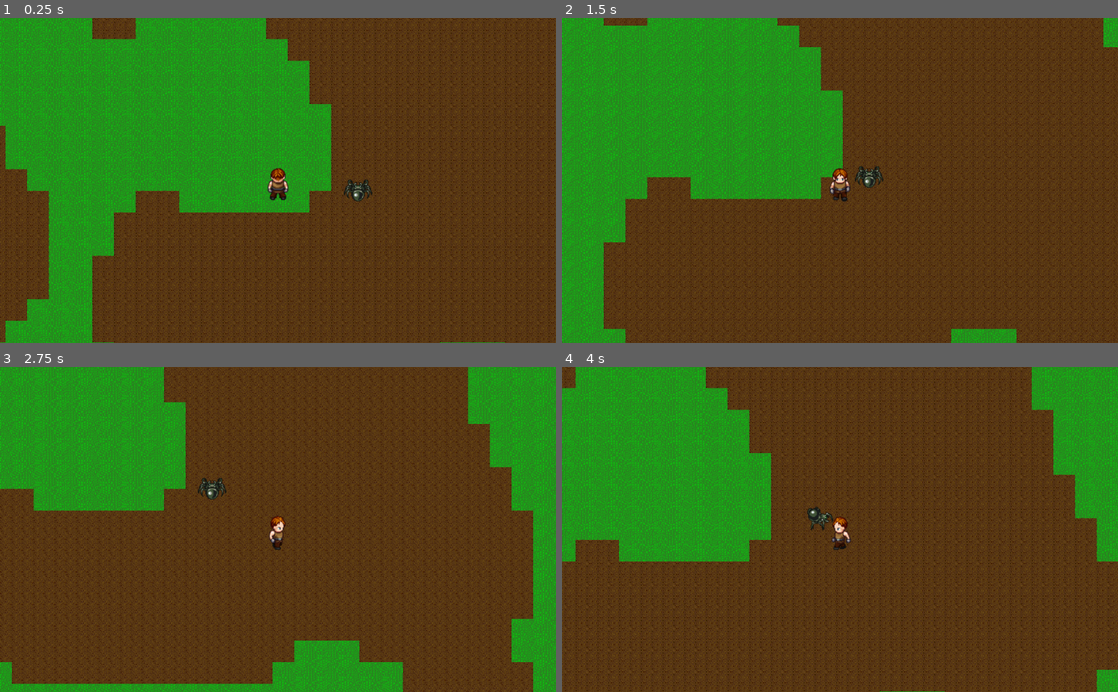
Above: before the commit, frames 1-4 (two rows, left to right).
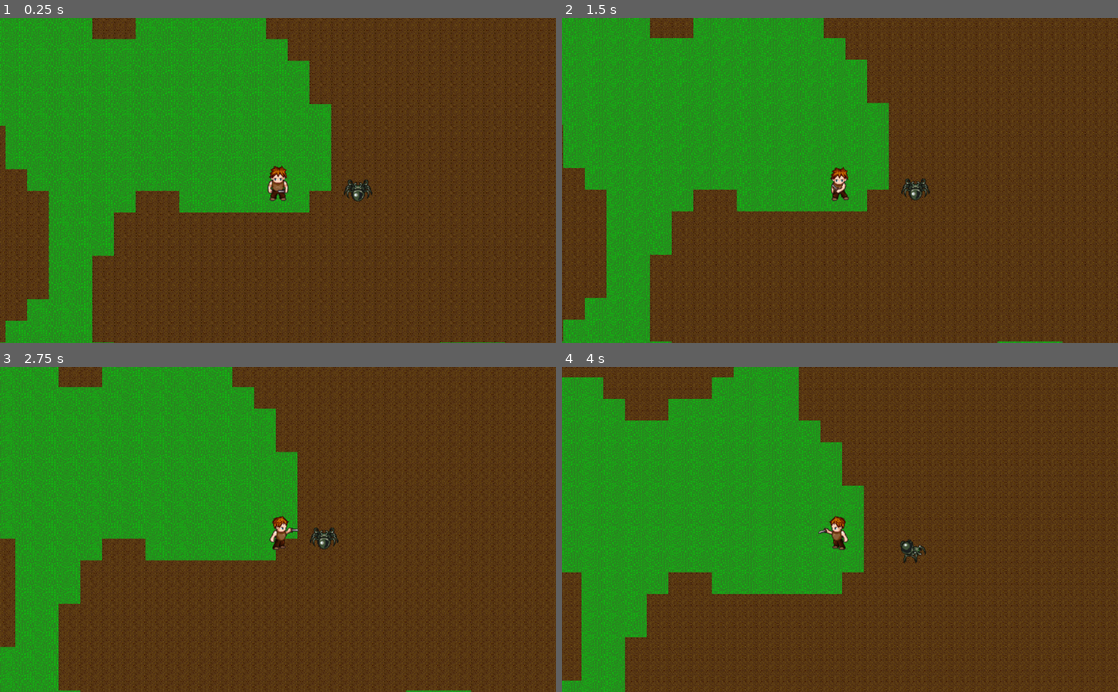
Above: after the commit, the same moments.

Repository: afonsolage/Raftel
Game: Godot game, scene res://Scenes/Stages/World.tscn
Two runs of this game, one before a commit and one after it. Both use one fixed random seed, a clock stepped at 60 frames per second and the inputs below.
Inputs:
- Up to frame 1 (0.25 s): no input
- Up to frame 2 (1.5 s): tap Enter at 0.5 s; hold D (ui_right) 0.53-1.28 s; tap Space (ui_action) at 0.6, 1.35 s; hold S (ui_down) from 1.28 s (still down)
- Up to frame 3 (2.75 s): release S (ui_down) at 2.03 s; hold D (ui_right) from 2.03 s (still down); hold Ctrl from 2.03 s (still down); tap Space (ui_action) at 2.3 s
- Up to frame 4 (4 s): release D (ui_right) at 2.78 s; release Ctrl at 2.78 s; hold W (ui_up) 2.78-3.53 s; tap Space (ui_action) at 2.85, 3.6 s; hold A (ui_left) from 3.53 s (still down)

The runs differ from the first frame. In frame 1, 0.2% of the frame differs, in the area x 48-52%, y 45-57%; in frame 2, 28%; in frame 3, 39%, in the area x 0-100%, y 0-100%; in frame 4, 35%.

Commit message:
Added attack animation on main player

Diff:
--- a/Animation/AnimationWalkIdleStateMachine.tres
+++ b/Animation/AnimationWalkIdleStateMachine.tres
@@ -1,16 +1,16 @@
-[gd_resource type="AnimationNodeStateMachine" load_steps=11 format=2]
+[gd_resource type="AnimationNodeStateMachine" load_steps=20 format=2]
 
 [sub_resource type="AnimationNodeAnimation" id=1]
-animation = "Idle_Left"
+animation = "Attack_Left"
 
 [sub_resource type="AnimationNodeAnimation" id=2]
-animation = "Idle_Right"
+animation = "Attack_Right"
 
 [sub_resource type="AnimationNodeAnimation" id=3]
-animation = "Idle_Down"
+animation = "Attack_Down"
 
 [sub_resource type="AnimationNodeAnimation" id=4]
-animation = "Idle_Up"
+animation = "Attack_Up"
 
 [sub_resource type="AnimationNodeBlendSpace2D" id=5]
 blend_point_0/node = SubResource( 1 )
@@ -20,22 +20,22 @@
 blend_point_2/node = SubResource( 3 )
 blend_point_2/pos = Vector2( 0, 1.1 )
 blend_point_3/node = SubResource( 4 )
-blend_point_3/pos = Vector2( 0, -0.9 )
-min_space = Vector2( -1, -0.92 )
+blend_point_3/pos = Vector2( 0, -1.1 )
+min_space = Vector2( -1, -1.1 )
 max_space = Vector2( 1, 1.1 )
 blend_mode = 1
 
 [sub_resource type="AnimationNodeAnimation" id=6]
-animation = "Walk_Left"
+animation = "Idle_Left"
 
 [sub_resource type="AnimationNodeAnimation" id=7]
-animation = "Walk_Right"
+animation = "Idle_Right"
 
 [sub_resource type="AnimationNodeAnimation" id=8]
-animation = "Walk_Down"
+animation = "Idle_Down"
 
 [sub_resource type="AnimationNodeAnimation" id=9]
-animation = "Walk_Up"
+animation = "Idle_Up"
 
 [sub_resource type="AnimationNodeBlendSpace2D" id=10]
 blend_point_0/node = SubResource( 6 )
@@ -45,14 +45,50 @@
 blend_point_2/node = SubResource( 8 )
 blend_point_2/pos = Vector2( 0, 1.1 )
 blend_point_3/node = SubResource( 9 )
+blend_point_3/pos = Vector2( 0, -0.9 )
+min_space = Vector2( -1, -0.92 )
+max_space = Vector2( 1, 1.1 )
+blend_mode = 1
+
+[sub_resource type="AnimationNodeAnimation" id=11]
+animation = "Walk_Left"
+
+[sub_resource type="AnimationNodeAnimation" id=12]
+animation = "Walk_Right"
+
+[sub_resource type="AnimationNodeAnimation" id=13]
+animation = "Walk_Down"
+
+[sub_resource type="AnimationNodeAnimation" id=14]
+animation = "Walk_Up"
+
+[sub_resource type="AnimationNodeBlendSpace2D" id=15]
+blend_point_0/node = SubResource( 11 )
+blend_point_0/pos = Vector2( -1, 0 )
+blend_point_1/node = SubResource( 12 )
+blend_point_1/pos = Vector2( 1, 0 )
+blend_point_2/node = SubResource( 13 )
+blend_point_2/pos = Vector2( 0, 1.1 )
+blend_point_3/node = SubResource( 14 )
 blend_point_3/pos = Vector2( 0, -1.1 )
 min_space = Vector2( -1, -1.1 )
 max_space = Vector2( 1, 1.1 )
 blend_mode = 1
 
+[sub_resource type="AnimationNodeStateMachineTransition" id=16]
+
+[sub_resource type="AnimationNodeStateMachineTransition" id=17]
+
+[sub_resource type="AnimationNodeStateMachineTransition" id=18]
+
+[sub_resource type="AnimationNodeStateMachineTransition" id=19]
+
 [resource]
-states/idle/node = SubResource( 5 )
+states/attack/node = SubResource( 5 )
+states/attack/position = Vector2( 362, 233 )
+states/idle/node = SubResource( 10 )
 states/idle/position = Vector2( 271, 107 )
-states/walk/node = SubResource( 10 )
-states/walk/position = Vector2( 400, 107 )
+states/walk/node = SubResource( 15 )
+states/walk/position = Vector2( 457, 107 )
+transitions = [ "idle", "walk", SubResource( 16 ), "walk", "idle", SubResource( 17 ), "attack", "idle", SubResource( 18 ), "idle", "attack", SubResource( 19 ) ]
 start_node = "idle"
--- a/Scenes/Objects/Monster.tscn
+++ b/Scenes/Objects/Monster.tscn
@@ -156,6 +156,7 @@
 anim_player = NodePath("../AnimationPlayer")
 active = true
 parameters/playback = SubResource( 10 )
+parameters/attack/blend_position = Vector2( 0, 0 )
 parameters/idle/blend_position = Vector2( 0, 0 )
 parameters/walk/blend_position = Vector2( 0, 0 )
 
--- a/Scenes/Objects/Player.tscn
+++ b/Scenes/Objects/Player.tscn
@@ -1,10 +1,138 @@
-[gd_scene load_steps=14 format=2]
+[gd_scene load_steps=18 format=2]
 
 [ext_resource path="res://Sprites/character.png" type="Texture" id=1]
 [ext_resource path="res://Animation/AnimationWalkIdleStateMachine.tres" type="AnimationNodeStateMachine" id=3]
 [ext_resource path="res://Scripts/Controller/PlayerController.gd" type="Script" id=4]
 
-[sub_resource type="Animation" id=1]
+[sub_resource type="CapsuleShape2D" id=1]
+radius = 11.9192
+height = 0.0
+
+[sub_resource type="Animation" id=2]
+resource_name = "Attack_Down"
+length = 0.723
+loop = true
+tracks/0/type = "value"
+tracks/0/path = NodePath("Sprite:frame")
+tracks/0/interp = 1
+tracks/0/loop_wrap = true
+tracks/0/imported = false
+tracks/0/enabled = true
+tracks/0/keys = {
+"times": PoolRealArray( 0, 0.1, 0.2, 0.3, 0.4, 0.5, 0.6 ),
+"transitions": PoolRealArray( 1, 1, 1, 1, 1, 1, 1 ),
+"update": 1,
+"values": [ 183, 184, 185, 186, 187, 186, 185 ]
+}
+tracks/1/type = "method"
+tracks/1/path = NodePath(".")
+tracks/1/interp = 1
+tracks/1/loop_wrap = true
+tracks/1/imported = false
+tracks/1/enabled = true
+tracks/1/keys = {
+"times": PoolRealArray( 0.7 ),
+"transitions": PoolRealArray( 1 ),
+"values": [ {
+"args": [  ],
+"method": "attack_finished"
+} ]
+}
+
+[sub_resource type="Animation" id=3]
+resource_name = "Attack_Left"
+length = 0.7
+loop = true
+tracks/0/type = "value"
+tracks/0/path = NodePath("Sprite:frame")
+tracks/0/interp = 1
+tracks/0/loop_wrap = true
+tracks/0/imported = false
+tracks/0/enabled = true
+tracks/0/keys = {
+"times": PoolRealArray( 0, 0.1, 0.2, 0.3, 0.4, 0.5, 0.6 ),
+"transitions": PoolRealArray( 1, 1, 1, 1, 1, 1, 1 ),
+"update": 1,
+"values": [ 170, 171, 172, 173, 174, 173, 172 ]
+}
+tracks/1/type = "method"
+tracks/1/path = NodePath(".")
+tracks/1/interp = 1
+tracks/1/loop_wrap = true
+tracks/1/imported = false
+tracks/1/enabled = true
+tracks/1/keys = {
+"times": PoolRealArray( 0.7 ),
+"transitions": PoolRealArray( 1 ),
+"values": [ {
+"args": [  ],
+"method": "attack_finished"
+} ]
+}
+
+[sub_resource type="Animation" id=4]
+resource_name = "Attack_Right"
+length = 0.7
+loop = true
+tracks/0/type = "value"
+tracks/0/path = NodePath("Sprite:frame")
+tracks/0/interp = 1
+tracks/0/loop_wrap = true
+tracks/0/imported = false
+tracks/0/enabled = true
+tracks/0/keys = {
+"times": PoolRealArray( 0, 0.1, 0.2, 0.3, 0.4, 0.5, 0.6 ),
+"transitions": PoolRealArray( 1, 1, 1, 1, 1, 1, 1 ),
+"update": 1,
+"values": [ 196, 197, 198, 199, 200, 199, 198 ]
+}
+tracks/1/type = "method"
+tracks/1/path = NodePath(".")
+tracks/1/interp = 1
+tracks/1/loop_wrap = true
+tracks/1/imported = false
+tracks/1/enabled = true
+tracks/1/keys = {
+"times": PoolRealArray( 0.7 ),
+"transitions": PoolRealArray( 1 ),
+"values": [ {
+"args": [  ],
+"method": "attack_finished"
+} ]
+}
+
+[sub_resource type="Animation" id=5]
+resource_name = "Attack_Up"
+length = 0.7
+loop = true
+tracks/0/type = "value"
+tracks/0/path = NodePath("Sprite:frame")
+tracks/0/interp = 1
+tracks/0/loop_wrap = true
+tracks/0/imported = false
+tracks/0/enabled = true
+tracks/0/keys = {
+"times": PoolRealArray( 0, 0.1, 0.2, 0.3, 0.4, 0.5, 0.6 ),
+"transitions": PoolRealArray( 1, 1, 1, 1, 1, 1, 1 ),
+"update": 1,
+"values": [ 157, 158, 159, 160, 161, 160, 159 ]
+}
+tracks/1/type = "method"
+tracks/1/path = NodePath(".")
+tracks/1/interp = 1
+tracks/1/loop_wrap = true
+tracks/1/imported = false
+tracks/1/enabled = true
+tracks/1/keys = {
+"times": PoolRealArray( 0.7 ),
+"transitions": PoolRealArray( 1 ),
+"values": [ {
+"args": [  ],
+"method": "attack_finished"
+} ]
+}
+
+[sub_resource type="Animation" id=6]
 length = 0.1
 tracks/0/type = "value"
 tracks/0/path = NodePath("Sprite:frame")
@@ -19,9 +147,8 @@
 "values": [ 130 ]
 }
 
-[sub_resource type="Animation" id=2]
+[sub_resource type="Animation" id=7]
 length = 0.1
-loop = true
 tracks/0/type = "value"
 tracks/0/path = NodePath("Sprite:frame")
 tracks/0/interp = 1
@@ -128,14 +255,14 @@
 "values": [ 105, 106, 107, 108, 109, 110, 111, 112 ]
 }
 
-[sub_resource type="AnimationNodeStateMachinePlayback" id=9]
-
-[sub_resource type="CapsuleShape2D" id=10]
-radius = 11.9192
-height = 0.0
+[sub_resource type="AnimationNodeStateMachinePlayback" id=14]
 
 [node name="Player" type="KinematicBody2D"]
 script = ExtResource( 4 )
+
+[node name="WalkCollision" type="CollisionShape2D" parent="."]
+position = Vector2( -0.107314, 19.8202 )
+shape = SubResource( 1 )
 
 [node name="Camera2D" type="Camera2D" parent="."]
 current = true
@@ -143,29 +270,30 @@
 
 [node name="AnimationPlayer" type="AnimationPlayer" parent="."]
 autoplay = "Idle_Down"
-anims/Idle_Down = SubResource( 1 )
-anims/Idle_Left = SubResource( 2 )
-anims/Idle_Right = SubResource( 3 )
-anims/Idle_Up = SubResource( 4 )
-anims/Walk_Down = SubResource( 5 )
-anims/Walk_Left = SubResource( 6 )
-anims/Walk_Right = SubResource( 7 )
-anims/Walk_Up = SubResource( 8 )
+anims/Attack_Down = SubResource( 2 )
+anims/Attack_Left = SubResource( 3 )
+anims/Attack_Right = SubResource( 4 )
+anims/Attack_Up = SubResource( 5 )
+anims/Idle_Down = SubResource( 6 )
+anims/Idle_Left = SubResource( 7 )
+anims/Idle_Right = SubResource( 8 )
+anims/Idle_Up = SubResource( 9 )
+anims/Walk_Down = SubResource( 10 )
+anims/Walk_Left = SubResource( 11 )
+anims/Walk_Right = SubResource( 12 )
+anims/Walk_Up = SubResource( 13 )
 
 [node name="Sprite" type="Sprite" parent="."]
 texture = ExtResource( 1 )
 vframes = 21
 hframes = 13
-frame = 104
+frame = 134
 
 [node name="AnimationTree" type="AnimationTree" parent="."]
 tree_root = ExtResource( 3 )
 anim_player = NodePath("../AnimationPlayer")
 active = true
-parameters/playback = SubResource( 9 )
-parameters/idle/blend_position = Vector2( 0.0725327, -0.363307 )
+parameters/playback = SubResource( 14 )
+parameters/attack/blend_position = Vector2( 0, 0 )
+parameters/idle/blend_position = Vector2( 0.0125523, 0.738959 )
 parameters/walk/blend_position = Vector2( 0.0118906, 0.562992 )
-
-[node name="WalkCollision" type="CollisionShape2D" parent="."]
-position = Vector2( -0.107314, 19.8202 )
-shape = SubResource( 10 )
--- a/Scripts/Controller/PlayerController.gd
+++ b/Scripts/Controller/PlayerController.gd
@@ -5,25 +5,57 @@
 
 onready var animation_tree = $AnimationTree
 onready var animation_state = animation_tree.get("parameters/playback")
+onready var state = State.IDLING
 
-func get_input():
+var input_direction = Vector2.ZERO
+var input_action = false
+
+enum State {
+	IDLING,
+	WALKING,
+	ATTACKING,
+}
+
+func process_input():
 	var velocity = Vector2.ZERO
 	velocity.x = Input.get_action_strength("ui_right") - Input.get_action_strength("ui_left")
 	velocity.y = Input.get_action_strength("ui_down") - Input.get_action_strength("ui_up")
 	velocity = velocity.normalized() * (speed_plus if Input.is_key_pressed(KEY_CONTROL) else speed)
-	return velocity
+	input_direction = velocity
+
+	input_action = Input.is_action_just_pressed("ui_action")
 
 func _physics_process(delta):
-	var input_direction = get_input()
+	process_input()
 
-	if (input_direction != Vector2.ZERO):
-		animation_tree.set("parameters/idle/blend_position", input_direction)
-		animation_tree.set("parameters/walk/blend_position", input_direction)
-		animation_state.travel("walk")
-		var new_velocity = move_and_slide(input_direction)
-	else:
-		animation_state.travel("idle")
-		animation_tree.set("parameters/idle/blend_position", input_direction)
+	if state == State.ATTACKING:
+		return
 
-#	if (new_velocity != velocity):
-#		emit_signal("moving", velocity)
+	if input_action:
+		set_attacking()
+	elif input_direction != Vector2.ZERO:
+		set_walking()
+	elif state != State.IDLING:
+		set_idle()
+
+func set_idle():
+	state = State.IDLING
+	animation_state.travel("idle")
+
+func set_walking():
+	state = State.WALKING
+	animation_tree.set("parameters/idle/blend_position", input_direction)
+	animation_tree.set("parameters/walk/blend_position", input_direction)
+	animation_tree.set("parameters/attack/blend_position", input_direction)
+	animation_state.travel("walk")
+	var new_velocity = move_and_slide(input_direction)
+
+	if new_velocity.length() < 0.1:
+		set_idle()
+
+func set_attacking():
+	state = State.ATTACKING
+	animation_state.travel("attack")
+
+func attack_finished():
+	set_idle()
Not shown: 6 places in Scenes/Objects/Player.tscn that only renumber resources
Binary file changed: Sprites/character.png
